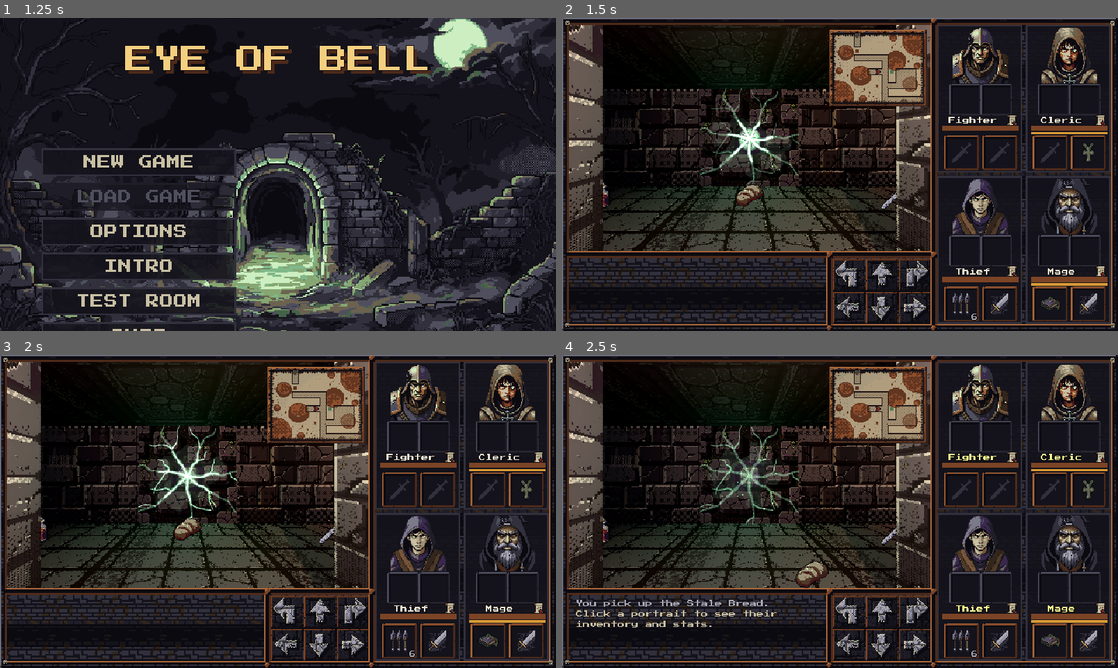
Above: before the commit, frames 1-4 (two rows, left to right).
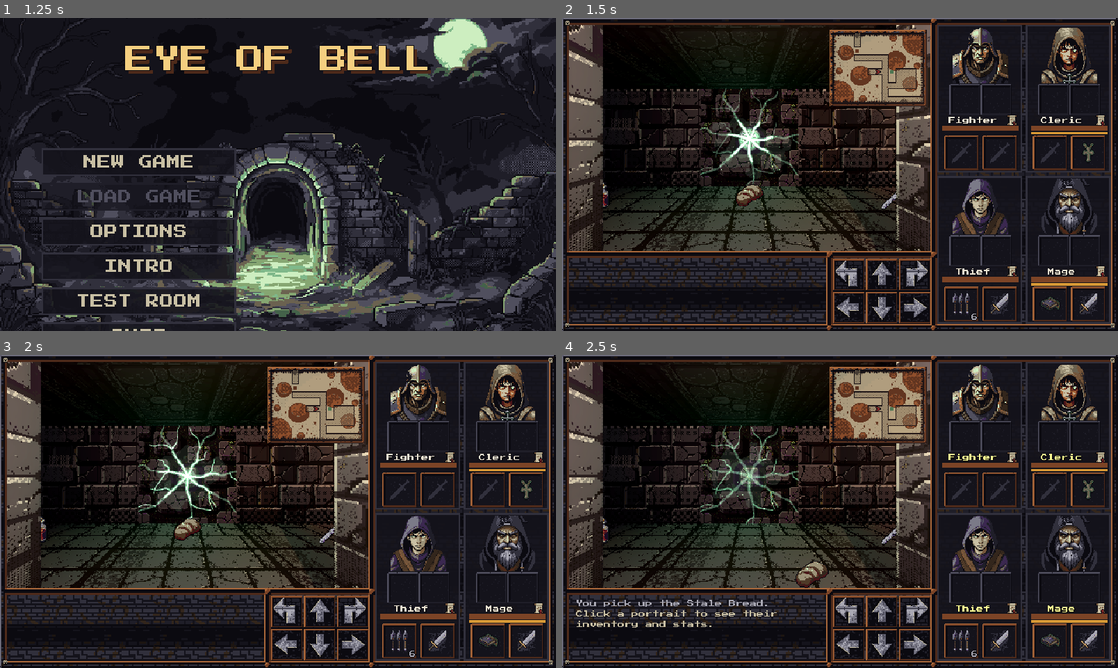
Above: after the commit, the same moments.

Repository: XrNrX/eye-of-bell
Game: Godot game, scene res://scenes/main_menu.tscn
Same seed, same stepped clock (60 frames per second), same inputs: the game is played once before the commit and once after it. Sound files missing from this copy of the repository are replaced by a short silence.
Inputs (mouse positions are in pixels of both pictures, inside the frame that each line leads up to):
- Up to frame 1 (1.25 s): tap Enter at 0.5 s; move the mouse to (400, 158) at 0.52 s; hold Right (ui_right) from 0.53 s (still down); tap M at 0.6 s; click (400, 158) at 0.67 s
- Up to frame 2 (1.5 s): release Right (ui_right) at 1.25 s; click "NEW GAME" at 1.25 s
- Up to frame 3 (2 s): no input
- Up to frame 4 (2.5 s): drag from (751, 473) to (812, 574) at 2.02 s

Frame 1 is identical in both runs. In frame 2, 1.4% of the frame differs, in the area x 48-98%, y 21-98%; in frame 3, 1.4%; in frame 4, 1.4%.

Commit message:
hires-720: movement arrows and hand/quick slot frames at 2x (gen_ui_hd.py)
Co-Authored-By: Claude Sonnet 5.5 <noreply@anthropic.com>

Diff:
--- a/scripts/move_arrows.gd
+++ b/scripts/move_arrows.gd
@@ -10,7 +10,7 @@
 
 const UiLayout := preload("res://scripts/ui_layout.gd")
 
-const BUTTON := 36.0  # The art is a native 36x36 (PixelLab), three across fill the 112 px well.
+const BUTTON := 36.0  # Three across fill the 112 unit well. The art (72x72 on the hires-720 branch) is shown at this size.
 const GAP := 2.0
 # [command, art name] in reading order.
 const LAYOUT := [
@@ -33,6 +33,10 @@
 		var b := TextureButton.new()
 		b.texture_normal = load("res://art/ui/arrow_%s.png" % art)
 		b.texture_pressed = load("res://art/ui/arrow_%s_pressed.png" % art)
+		b.ignore_texture_size = true
+		b.stretch_mode = TextureButton.STRETCH_SCALE
+		b.custom_minimum_size = Vector2(BUTTON, BUTTON)
+		b.size = Vector2(BUTTON, BUTTON)
 		b.texture_filter = CanvasItem.TEXTURE_FILTER_NEAREST
 		b.focus_mode = Control.FOCUS_NONE  # Space/Enter/F shouldn't press them.
 		b.position = origin + Vector2((i % 3) * (BUTTON + GAP), (i / 3) * (BUTTON + GAP))
--- a/scripts/party_hud.gd
+++ b/scripts/party_hud.gd
@@ -1236,6 +1236,8 @@
 	hand.add_child(StackCount.new())  # How many darts are left (child 0; see _show_hand).
 	var frame := TextureRect.new()  # The iron bevel behind the icon, at the portraits' pixel density.
 	frame.texture = HAND_FRAME
+	frame.expand_mode = TextureRect.EXPAND_IGNORE_SIZE  # The art has more pixels than its 40 unit box (hires-720): scale it to fit.
+	frame.stretch_mode = TextureRect.STRETCH_SCALE
 	frame.texture_filter = CanvasItem.TEXTURE_FILTER_NEAREST
 	frame.mouse_filter = Control.MOUSE_FILTER_IGNORE
 	frame.show_behind_parent = true
Binary file changed: art/ui/arrow_down.png
Binary file changed: art/ui/arrow_down_pressed.png
Binary file changed: art/ui/arrow_left.png
Binary file changed: art/ui/arrow_left_pressed.png
Binary file changed: art/ui/arrow_right.png
Binary file changed: art/ui/arrow_right_pressed.png
Binary file changed: art/ui/arrow_turn_left.png
Binary file changed: art/ui/arrow_turn_left_pressed.png
Binary file changed: art/ui/arrow_turn_right.png
Binary file changed: art/ui/arrow_turn_right_pressed.png
Binary file changed: art/ui/arrow_up.png
Binary file changed: art/ui/arrow_up_pressed.png
(and 7 more such lines)
